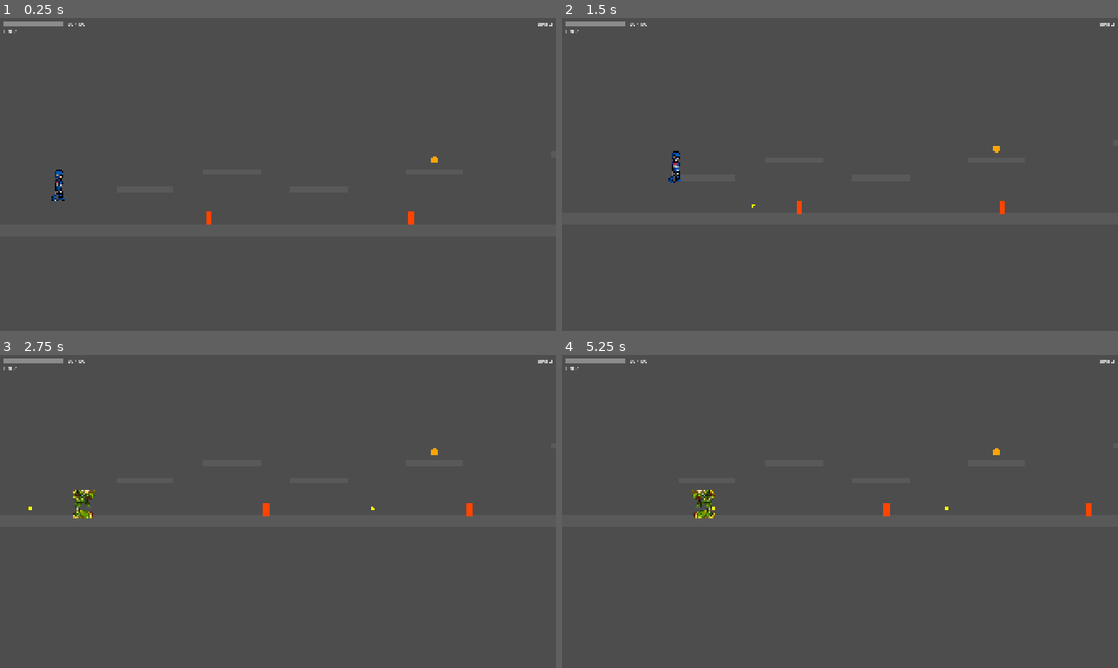
Above: before the commit, frames 1-4 (two rows, left to right).
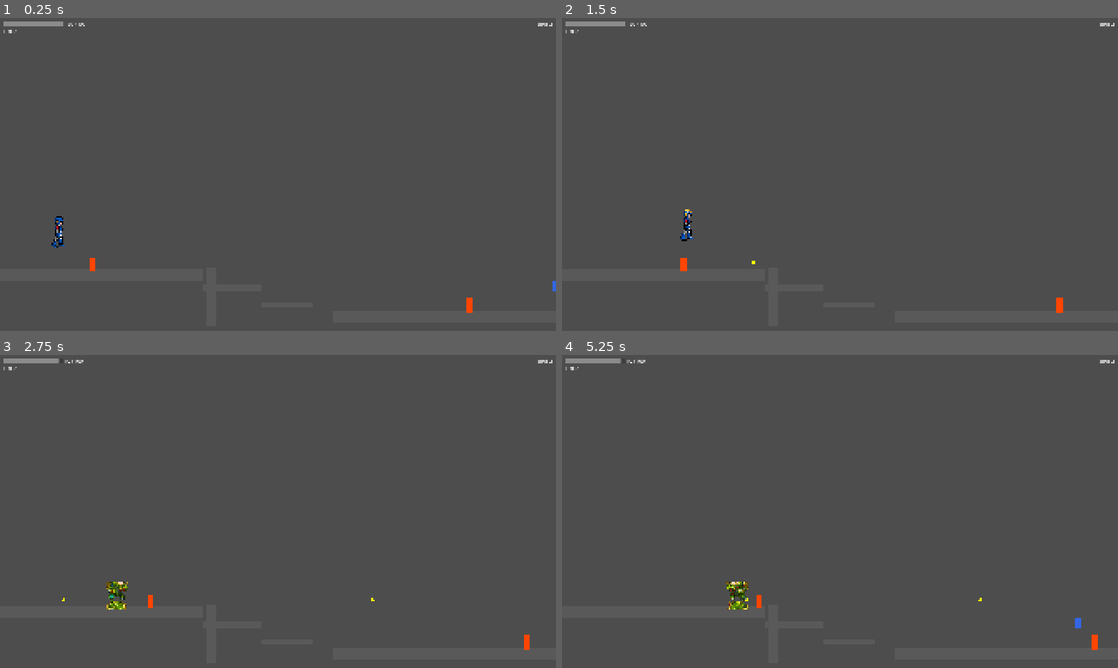
Above: after the commit, the same moments.

Repository: joaoramos00/NullvexGame
Game: Godot game, scene res://stages/stage_08/stage_08.tscn
Same seed, same stepped clock (60 frames per second), same inputs: the game is played once before the commit and once after it. This scene is started directly instead of the project's main scene.
Inputs (mouse positions are in pixels of both pictures, inside the frame that each line leads up to):
- Up to frame 1 (0.25 s): no input
- Up to frame 2 (1.5 s): move the mouse to (962, 158) at 0.52 s; hold Right (move_right) from 0.53 s (still down); tap Z (attack) at 0.6 s; click (962, 158) at 0.67 s; tap Space (jump) at 0.77 s; move the mouse to (728, 190) at 1.27 s; tap X (dash) at 1.35 s
- Up to frame 3 (2.75 s): tap Space (jump) at 1.52 s; move the mouse to (333, 442) at 2.02 s; release Right (move_right) at 2.03 s; hold Left (move_left) from 2.03 s (still down); tap Z (attack) at 2.1 s
- Up to frame 4 (5.25 s): move the mouse to (812, 574) at 2.77 s; release Left (move_left) at 2.78 s; hold Right (move_right) 2.78-4.28 s; tap X (dash) at 2.85, 4.35 s; click (812, 574) at 2.92 s; tap Space (jump) at 3.02, 3.77, 4.52 s; move the mouse to (1006, 558) at 3.52 s; tap Z (attack) at 3.6, 5.1 s; move the mouse to (673, 464) at 4.27 s; hold Left (move_left) 4.28-5.03 s; move the mouse to (867, 511) at 5.02 s; hold Right (move_right) from 5.03 s (still down); click (867, 511) at 5.17 s

The runs differ from the first frame. In frame 1, 0.5% of the frame differs, in the area x 9-100%, y 44-95%; in frame 2, 0.5%; in frame 3, 0.8%; in frame 4, 0.8%, in the area x 10-97%, y 1-95%.
Error in both runs: Invalid access to property or key 'body_entered' on a base object of type 'null instance'. (res://characters/enemies/enemy_base.gd:26)

Commit message:
feat: layout stage 08 - caverna subterrânea (Terragor)

Diff:
--- a/stages/stage_08/stage_08.tscn
+++ b/stages/stage_08/stage_08.tscn
@@ -12,34 +12,53 @@
 [ext_resource type="PackedScene" uid="uid://enemy_base" path="res://characters/enemies/enemy_base.tscn" id="10_grunt"]
 [ext_resource type="PackedScene" uid="uid://enemy_flyer" path="res://characters/enemies/enemy_flyer.tscn" id="11_flyer"]
 
-[sub_resource type="RectangleShape2D" id="Floor"]
-size = Vector2(5400, 40)
-
-[sub_resource type="RectangleShape2D" id="PA"]
-size = Vector2(200, 20)
-
-[sub_resource type="RectangleShape2D" id="PB"]
-size = Vector2(200, 20)
-
-[sub_resource type="RectangleShape2D" id="PC"]
-size = Vector2(200, 20)
-
-[sub_resource type="RectangleShape2D" id="PD"]
-size = Vector2(200, 20)
-
-[sub_resource type="RectangleShape2D" id="PE"]
-size = Vector2(200, 20)
-
-[sub_resource type="RectangleShape2D" id="PF"]
-size = Vector2(200, 20)
-
-[sub_resource type="RectangleShape2D" id="PG"]
-size = Vector2(200, 20)
-
-[sub_resource type="RectangleShape2D" id="PH"]
+[sub_resource type="RectangleShape2D" id="FloorStart"]
+size = Vector2(700, 40)
+
+[sub_resource type="RectangleShape2D" id="CaveFloorA"]
+size = Vector2(800, 40)
+
+[sub_resource type="RectangleShape2D" id="CaveFloorB"]
+size = Vector2(600, 40)
+
+[sub_resource type="RectangleShape2D" id="FloorReturn"]
+size = Vector2(600, 40)
+
+[sub_resource type="RectangleShape2D" id="FloorBoss"]
+size = Vector2(1200, 40)
+
+[sub_resource type="RectangleShape2D" id="CWL1"]
+size = Vector2(40, 200)
+
+[sub_resource type="RectangleShape2D" id="CWR1"]
+size = Vector2(40, 200)
+
+[sub_resource type="RectangleShape2D" id="CDP1"]
+size = Vector2(200, 20)
+
+[sub_resource type="RectangleShape2D" id="CDP2"]
+size = Vector2(180, 20)
+
+[sub_resource type="RectangleShape2D" id="CM1"]
+size = Vector2(220, 20)
+
+[sub_resource type="RectangleShape2D" id="CM2"]
+size = Vector2(200, 20)
+
+[sub_resource type="RectangleShape2D" id="CEP1"]
+size = Vector2(180, 20)
+
+[sub_resource type="RectangleShape2D" id="CEP2"]
+size = Vector2(200, 20)
+
+[sub_resource type="RectangleShape2D" id="PB1"]
+size = Vector2(220, 20)
+
+[sub_resource type="RectangleShape2D" id="PB2"]
 size = Vector2(200, 20)
 
 [node name="Stage08" type="Node2D"]
+platform_color = Color(0.5, 0.35, 0.15, 1)
 script = ExtResource("1_script")
 
 [node name="PlayerSpawn" type="Node2D" parent="."]
@@ -48,83 +67,104 @@
 [node name="StageController" parent="." instance=ExtResource("2_sc")]
 
 [node name="Checkpoint1" parent="." instance=ExtResource("3_cp")]
-position = Vector2(2000, 490)
+position = Vector2(1800, 650)
 checkpoint_index = 1
 
 [node name="Checkpoint2" parent="." instance=ExtResource("3_cp")]
-position = Vector2(3800, 490)
+position = Vector2(3400, 490)
 checkpoint_index = 2
 
-[node name="Floor" type="StaticBody2D" parent="."]
-position = Vector2(2600, 560)
-
-[node name="CollisionShape2D" type="CollisionShape2D" parent="Floor"]
-shape = SubResource("Floor")
-
-[node name="PlatformA" type="StaticBody2D" parent="."]
-position = Vector2(500, 420)
-
-[node name="CollisionShape2D" type="CollisionShape2D" parent="PlatformA"]
-shape = SubResource("PA")
-
-[node name="PlatformB" type="StaticBody2D" parent="."]
-position = Vector2(800, 360)
-
-[node name="CollisionShape2D" type="CollisionShape2D" parent="PlatformB"]
-shape = SubResource("PB")
-
-[node name="PlatformC" type="StaticBody2D" parent="."]
-position = Vector2(1100, 420)
-
-[node name="CollisionShape2D" type="CollisionShape2D" parent="PlatformC"]
-shape = SubResource("PC")
-
-[node name="PlatformD" type="StaticBody2D" parent="."]
-position = Vector2(1500, 360)
-
-[node name="CollisionShape2D" type="CollisionShape2D" parent="PlatformD"]
-shape = SubResource("PD")
-
-[node name="PlatformE" type="StaticBody2D" parent="."]
-position = Vector2(2000, 300)
-
-[node name="CollisionShape2D" type="CollisionShape2D" parent="PlatformE"]
-shape = SubResource("PE")
-
-[node name="PlatformF" type="StaticBody2D" parent="."]
-position = Vector2(2500, 360)
-
-[node name="CollisionShape2D" type="CollisionShape2D" parent="PlatformF"]
-shape = SubResource("PF")
-
-[node name="PlatformG" type="StaticBody2D" parent="."]
-position = Vector2(3000, 420)
-
-[node name="CollisionShape2D" type="CollisionShape2D" parent="PlatformG"]
-shape = SubResource("PG")
-
-[node name="PlatformH" type="StaticBody2D" parent="."]
-position = Vector2(3400, 360)
-
-[node name="CollisionShape2D" type="CollisionShape2D" parent="PlatformH"]
-shape = SubResource("PH")
+[node name="FloorStart" type="StaticBody2D" parent="."]
+position = Vector2(350, 560)
+[node name="CollisionShape2D" type="CollisionShape2D" parent="FloorStart"]
+shape = SubResource("FloorStart")
+
+[node name="CaveFloorA" type="StaticBody2D" parent="."]
+position = Vector2(1550, 700)
+[node name="CollisionShape2D" type="CollisionShape2D" parent="CaveFloorA"]
+shape = SubResource("CaveFloorA")
+
+[node name="CaveFloorB" type="StaticBody2D" parent="."]
+position = Vector2(2650, 700)
+[node name="CollisionShape2D" type="CollisionShape2D" parent="CaveFloorB"]
+shape = SubResource("CaveFloorB")
+
+[node name="FloorReturn" type="StaticBody2D" parent="."]
+position = Vector2(3350, 560)
+[node name="CollisionShape2D" type="CollisionShape2D" parent="FloorReturn"]
+shape = SubResource("FloorReturn")
+
+[node name="FloorBoss" type="StaticBody2D" parent="."]
+position = Vector2(4700, 560)
+[node name="CollisionShape2D" type="CollisionShape2D" parent="FloorBoss"]
+shape = SubResource("FloorBoss")
+
+[node name="CaveWallLeft" type="StaticBody2D" parent="."]
+position = Vector2(730, 630)
+[node name="CollisionShape2D" type="CollisionShape2D" parent="CaveWallLeft"]
+shape = SubResource("CWL1")
+
+[node name="CaveWallRight" type="StaticBody2D" parent="."]
+position = Vector2(3070, 630)
+[node name="CollisionShape2D" type="CollisionShape2D" parent="CaveWallRight"]
+shape = SubResource("CWR1")
+
+[node name="DescentPlat1" type="StaticBody2D" parent="."]
+position = Vector2(800, 600)
+[node name="CollisionShape2D" type="CollisionShape2D" parent="DescentPlat1"]
+shape = SubResource("CDP1")
+
+[node name="DescentPlat2" type="StaticBody2D" parent="."]
+position = Vector2(990, 660)
+[node name="CollisionShape2D" type="CollisionShape2D" parent="DescentPlat2"]
+shape = SubResource("CDP2")
+
+[node name="CaveMidPlat1" type="StaticBody2D" parent="."]
+position = Vector2(2050, 670)
+[node name="CollisionShape2D" type="CollisionShape2D" parent="CaveMidPlat1"]
+shape = SubResource("CM1")
+
+[node name="CaveMidPlat2" type="StaticBody2D" parent="."]
+position = Vector2(2250, 670)
+[node name="CollisionShape2D" type="CollisionShape2D" parent="CaveMidPlat2"]
+shape = SubResource("CM2")
+
+[node name="AscentPlat1" type="StaticBody2D" parent="."]
+position = Vector2(3010, 650)
+[node name="CollisionShape2D" type="CollisionShape2D" parent="AscentPlat1"]
+shape = SubResource("CEP1")
+
+[node name="AscentPlat2" type="StaticBody2D" parent="."]
+position = Vector2(3200, 590)
+[node name="CollisionShape2D" type="CollisionShape2D" parent="AscentPlat2"]
+shape = SubResource("CEP2")
+
+[node name="PreBossPlat1" type="StaticBody2D" parent="."]
+position = Vector2(3700, 420)
+[node name="CollisionShape2D" type="CollisionShape2D" parent="PreBossPlat1"]
+shape = SubResource("PB1")
+
+[node name="PreBossPlat2" type="StaticBody2D" parent="."]
+position = Vector2(3950, 380)
+[node name="CollisionShape2D" type="CollisionShape2D" parent="PreBossPlat2"]
+shape = SubResource("PB2")
 
 [node name="Heart" parent="." instance=ExtResource("4_col")]
-position = Vector2(2000, 260)
+position = Vector2(2050, 630)
 stage_id = 8
 
 [node name="SubTank" parent="." instance=ExtResource("4_col")]
-position = Vector2(3400, 320)
+position = Vector2(2650, 650)
 collectible_type = 1
 subtank_index = 3
 
 [node name="ArmorZaraLegs" parent="." instance=ExtResource("4_col")]
-position = Vector2(1500, 320)
+position = Vector2(3200, 550)
 collectible_type = 3
 armor_piece = "legs"
 
 [node name="CannonZael" parent="." instance=ExtResource("4_col")]
-position = Vector2(3000, 380)
+position = Vector2(3500, 490)
 collectible_type = 4
 ability_id = "cannon"
 
@@ -135,19 +175,19 @@
 arena_floor = 540.0
 
 [node name="Grunt1" parent="." instance=ExtResource("10_grunt")]
-position = Vector2(700, 490)
+position = Vector2(300, 490)
 
 [node name="Grunt2" parent="." instance=ExtResource("10_grunt")]
-position = Vector2(1400, 490)
+position = Vector2(1600, 660)
 
 [node name="Grunt3" parent="." instance=ExtResource("10_grunt")]
-position = Vector2(2600, 490)
+position = Vector2(2700, 660)
 
 [node name="Grunt4" parent="." instance=ExtResource("10_grunt")]
 position = Vector2(3500, 490)
 
 [node name="Flyer1" parent="." instance=ExtResource("11_flyer")]
-position = Vector2(2100, 330)
+position = Vector2(1900, 600)
 
 [node name="HUD" parent="." instance=ExtResource("5_hud")]
 [node name="PauseMenu" parent="." instance=ExtResource("6_pause")]
@@ -157,5 +197,6 @@
 [node name="Camera2D" type="Camera2D" parent="."]
 limit_left = 0
 limit_right = 5300
+limit_bottom = 750
 position_smoothing_enabled = true
 position_smoothing_speed = 8.0
